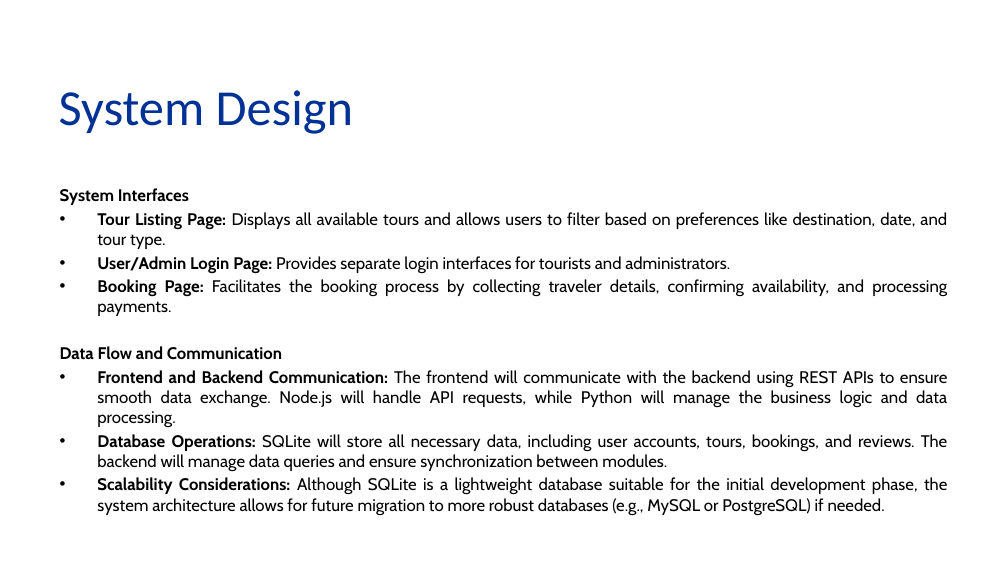
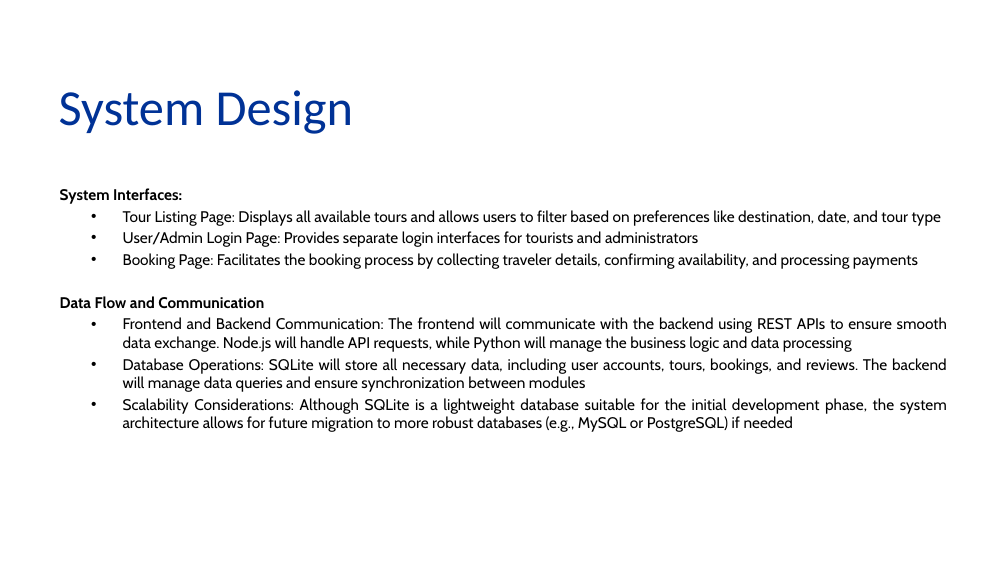
Before and after one commit to aamtayag/mse800-assessment2, a slide deck: slide 11 of docs/mse800_assess2.pptx (slide 12 before the commit). Drawn at 1008x567 pixels with LibreOffice and Linux fonts; fonts in the diff are those of the drawing; background and template pictures are left out. Boxes give left, top, right and bottom in pixels: in the first picture for what was removed or moved away, otherwise in the second. Text is boxed around its words. In the diff, an @@ line names an element or a change of style, - is before the commit and + after.

```diff
--- a/docs/mse800_assess2.pptx
+++ b/docs/mse800_assess2.pptx
@@ text at box(60, 188, 941, 269): text changed; size 12 to 11 pt @@
-System Interfaces
-• Tour Listing Page: Displays all available tours and allows users to filter based on preferences like destination, date, and tour type.
-• User/Admin Login Page: Provides separate login interfaces for tourists and administrators.
-• Booking Page: Facilitates the booking process by collecting traveler details, confirming availability, and processing payments.
+System Interfaces:
+  • Tour Listing Page: Displays all available tours and allows users to filter based on preferences like destination, date, and tour type
+  • User/Admin Login Page: Provides separate login interfaces for tourists and administrators
+  • Booking Page: Facilitates the booking process by collecting traveler details, confirming availability, and processing payments
@@ text at box(60, 296, 264, 309): size 12 to 11 pt in "Data Flow and Communication" @@
@@ text at box(123, 317, 947, 432): text changed; size 12 to 11 pt @@
-• Frontend and Backend Communication: The frontend will communicate with the backend using REST APIs to ensure smooth data exchange. Node.js will handle API requests, while Python will manage the business logic and data processing.
-• Database Operations: SQLite will store all necessary data, including user accounts, tours, bookings, and reviews. The backend will manage data queries and ensure synchronization between modules.
-• Scalability Considerations: Although SQLite is a lightweight database suitable for the initial development phase, the system architecture allows for future migration to more robust databases (e.g., MySQL or PostgreSQL) if needed.
+  • Frontend and Backend Communication: The frontend will communicate with the backend using REST APIs to ensure smooth data exchange. Node.js will handle API requests, while Python will manage the business logic and data processing
+  • Database Operations: SQLite will store all necessary data, including user accounts, tours, bookings, and reviews. The backend will manage data queries and ensure synchronization between modules
+  • Scalability Considerations: Although SQLite is a lightweight database suitable for the initial development phase, the system architecture allows for future migration to more robust databases (e.g., MySQL or PostgreSQL) if needed
```
Also in this commit, not shown: 14 other slides changed, 1 slide added, 4 slides removed.
